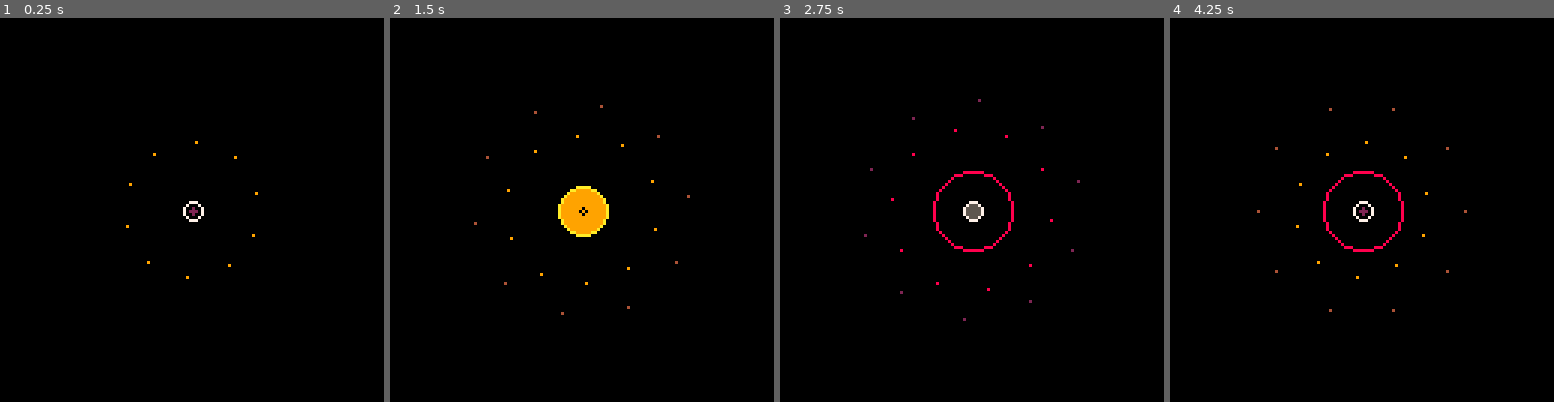
Above: before the commit, frames 1-4 (left to right).
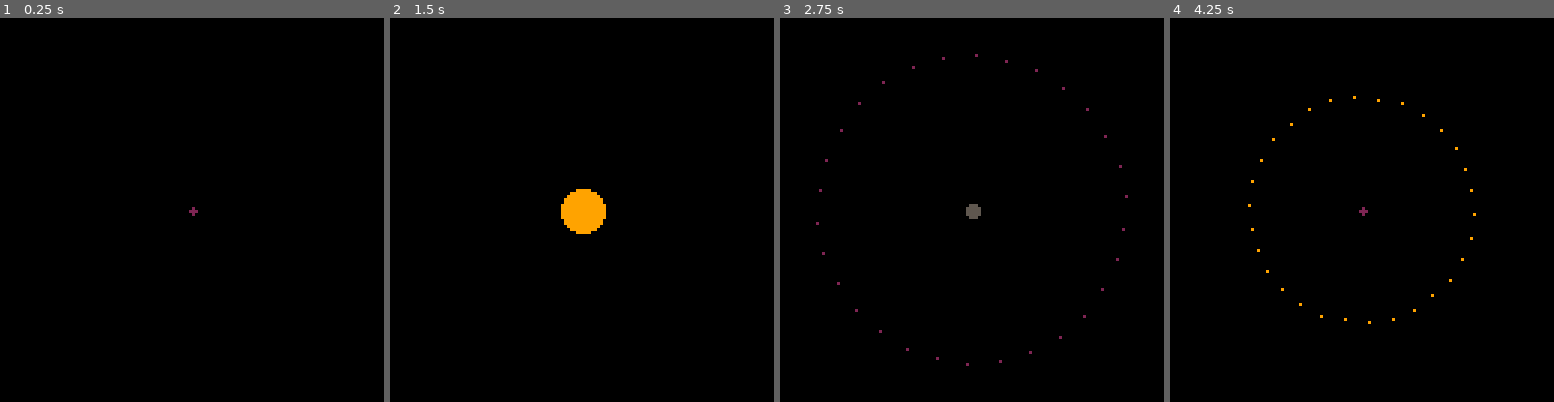
Above: after the commit, the same moments.

Repository: wesen/carts
Game: PICO-8 cartridge blog/particle-systems/ps1.p8
The game is run twice, just before and just after one commit, with the same random seed, the same clock (stepped at 60 frames per second) and the same inputs.
Inputs:
- Up to frame 1 (0.25 s): no input
- Up to frame 2 (1.5 s): no input
- Up to frame 3 (2.75 s): no input
- Up to frame 4 (4.25 s): no input

The runs differ from the first frame. In frame 1, 0.2% of the frame differs, in the area x 32-68%, y 32-68%; in frame 2, 0.4%; in frame 3, 0.8%, in the area x 9-91%, y 9-91%; in frame 4, 0.8%.

Commit message:
Cool looking explosion

Diff:
--- a/blog/particle-systems/ps1.lua
+++ b/blog/particle-systems/ps1.lua
@@ -51,7 +51,10 @@
 cls_p_fly=class(function(self,angle)
  self.x=64
  self.y=64
+ self.radius=15
  self.spd_x,self.spd_y=angle2vec(angle)
+ self.x+=self.spd_x*self.radius
+ self.y+=self.spd_y*self.radius
  self.spd_x*=2
  self.spd_y*=2
  self.lifetime=1
@@ -75,23 +78,24 @@
  add_cr(function()
   local a=0
   while true do
-   a+=0.4
-   for i=a,10+a do
-    add(parts_3,cls_p_fly.init(i/10))
-   end
    cr_wait_for(.4)
   end
  end)
 
  add_cr(function()
+  local a=0
   while true do
    add(parts_1,cls_p_disc.init())
    cr_wait_for(2)
+   a+=0.4
+   for i=a,30+a do
+    add(parts_3,cls_p_fly.init(i/30))
+   end
   end
  end)
  add_cr(function()
   while true do
-   add(parts_2,cls_p_band.init())
+   -- add(parts_2,cls_p_band.init())
    cr_wait_for(.5)
   end
  end)
--- a/blog/particle-systems/ps1.p8
+++ b/blog/particle-systems/ps1.p8
@@ -132,7 +132,10 @@
 cls_p_fly=class(function(self,angle)
  self.x=64
  self.y=64
+ self.radius=15
  self.spd_x,self.spd_y=angle2vec(angle)
+ self.x+=self.spd_x*self.radius
+ self.y+=self.spd_y*self.radius
  self.spd_x*=2
  self.spd_y*=2
  self.lifetime=1
@@ -156,23 +159,24 @@
  add_cr(function()
   local a=0
   while true do
-   a+=0.4
-   for i=a,10+a do
-    add(parts_3,cls_p_fly.init(i/10))
-   end
    cr_wait_for(.4)
   end
  end)
 
  add_cr(function()
+  local a=0
   while true do
    add(parts_1,cls_p_disc.init())
    cr_wait_for(2)
+   a+=0.4
+   for i=a,30+a do
+    add(parts_3,cls_p_fly.init(i/30))
+   end
   end
  end)
  add_cr(function()
   while true do
-   add(parts_2,cls_p_band.init())
+   -- add(parts_2,cls_p_band.init())
    cr_wait_for(.5)
   end
  end)
